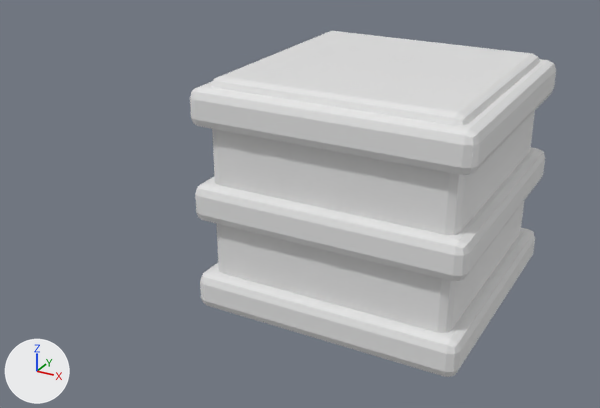
One commit to the FBX model Assets/FBX/generated/SM_Ship_Escort_01_Reactor.fbx: the scene before it, then after it.
One viewpoint serves both versions: a camera (50 mm lens) standing at (113.0, -268.0, 118.0) and looking at (-6.0, -51.0, 9.0). Every picture has the same lights, and +X, +Y and +Z are marked at lower left. The older version comes first.

The first picture shows 'SM_Ship_Escort_01_Reactor'.
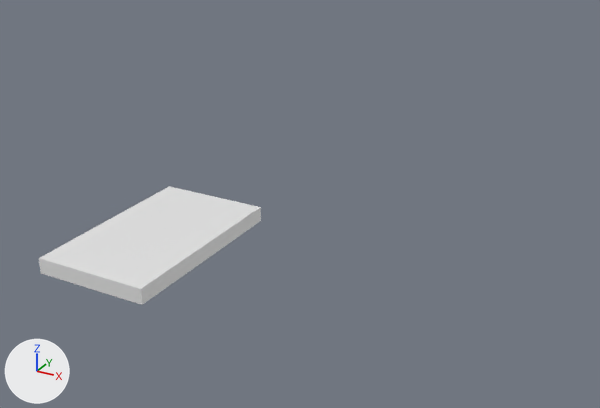
Changed parts and their boxes (x1, y1, x2, y2) in the pictures (600 x 408 px):
'SM_Ship_Escort_01_Reactor', reshaped, moved (39% narrower, 65% shorter): before (190, 31, 556, 377); after (39, 186, 261, 305)
part 1 of me_cube_142, added: after (39, 186, 261, 305)
part 2 of me_cube_142, deleted: before (211, 31, 540, 333)
part 3 of me_cube_142, deleted: before (200, 228, 535, 377)
part 4 of me_cube_142, deleted: before (195, 147, 545, 281)
part 5 of me_cube_142, deleted: before (190, 59, 556, 175)

The change, as a list of edits to the scene's bpy script:
```text
Change me_cube_142:
    used by ob_sm_ship_escort_01_reactor; location = (0.0, 0.0, 0.0)
    remove me_cube_142.from_pydata(...)  # 224 vertices, 216 faces; spans x -50.0..50.0, y -50.0..50.0, z -45.0..45.0
    add me_cube_142.from_pydata(...)  # 8 vertices, 6 faces; spans x -14.0..14.0, y -23.3..23.3, z -1.9..1.9
    me_cube_142 part 1: a new loose piece, a box spanning x -14.0..14.0, y -23.3..23.3, z -1.9..1.9, in mat_m_reactor_block (white #e7e7e7)
    me_cube_142 part 2: the loose piece of 56 vertices spanning x -45.0..45.0, y -45.0..45.0, z -45.0..45.0 is deleted
    me_cube_142 part 3: the loose piece of 56 vertices spanning x -50.0..50.0, y -50.0..50.0, z -42.0..-28.0 is deleted
    me_cube_142 part 4: the loose piece of 56 vertices spanning x -50.0..50.0, y -50.0..50.0, z -7.0..7.0 is deleted
    me_cube_142 part 5: the loose piece of 56 vertices spanning x -50.0..50.0, y -50.0..50.0, z 28.0..42.0 is deleted
Change ob_sm_ship_escort_01_reactor:
    ob_sm_ship_escort_01_reactor.location: (0.0, 0.0, 0.0) -> (0.0, -130.6, 32.6)
```
